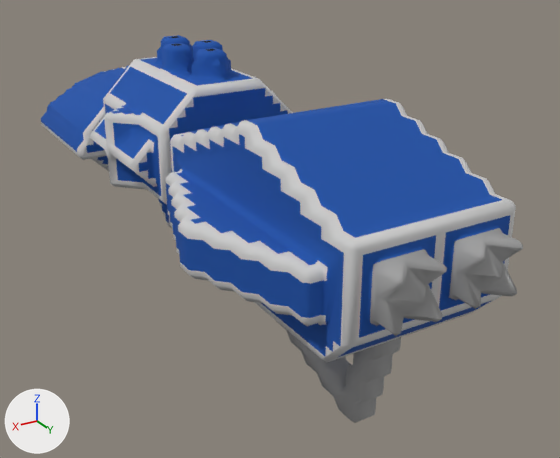
Renders of the OBJ model src/jsMain/resources/meshes/diadochi-2-aipaloovik-class.obj from each side of a commit.
Both versions are drawn from a camera (50 mm lens) standing at (39.1, 81.9, 47.0) and looking at (-6.1, 6.6, 9.4). Every picture has the same lights, and +X, +Y and +Z are marked at lower left. Where no turn or scale is listed for an object, it has been applied to the vertices.

The first picture shows 'diadochi-2-aipaloovik-class'.
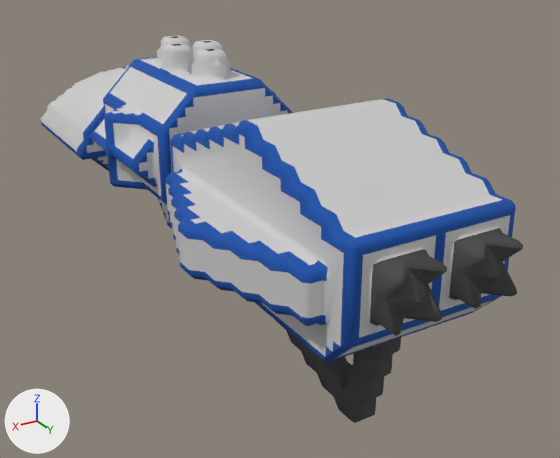
The newer file is also turned or shifted as a whole; pictures and numbers use the older file's frame.

Boxes [x1, y1, x2, y2] around the edits, measured in the pictures (560 x 458 px; the box of a moved part takes in the faces that stretch with it):
part 1 of me_diadochi_2_aipaloovik_class, moved or reshaped (not visible before)
    after: [109, 69, 188, 225]
part 2 of me_diadochi_2_aipaloovik_class, moved or reshaped
    before: [386, 245, 517, 322]
    after: [328, 245, 502, 362]
part 3 of me_diadochi_2_aipaloovik_class, surface changed
    both: [41, 35, 523, 423]

The change in detail:
me_diadochi_2_aipaloovik_class is used by ob_diadochi_2_aipaloovik_class; location (0.0, 0.0, 0.0).
me_diadochi_2_aipaloovik_class had 2606 vertices, 4849 faces and spanned x -14.5..14.5, y -44.0..44.0, z -0.1..30.9.
me_diadochi_2_aipaloovik_class now has 2607 vertices, 4848 faces and spans x -14.5..14.5, y -44.0..44.0, z -0.1..30.9.
me_diadochi_2_aipaloovik_class part 1: 8 vertices removed from x -10.0..9.0, y -10.5..7.5, z 15.4..29.9; 13 vertices added at x -9.0..10.0, y -5.5..7.5, z 9.4..29.9.
me_diadochi_2_aipaloovik_class part 2: 6 vertices moved from x -5.5..5.5, y 42.5..43.5, z 17.4..19.4 to x -5.0..4.5, y 42.5..43.5, z 17.4..20.9; 5 vertices removed from x -6.0..6.0, y 42.5..43.5, z 17.4..21.4; 2 vertices added at x -4.0..8.0, y 39.0..43.5, z 13.4..18.9.
me_diadochi_2_aipaloovik_class part 3: 4275 kept faces spanning x -14.5..14.5, y -44.0..44.0, z -0.1..30.9 get new texture (UV) coordinates.
